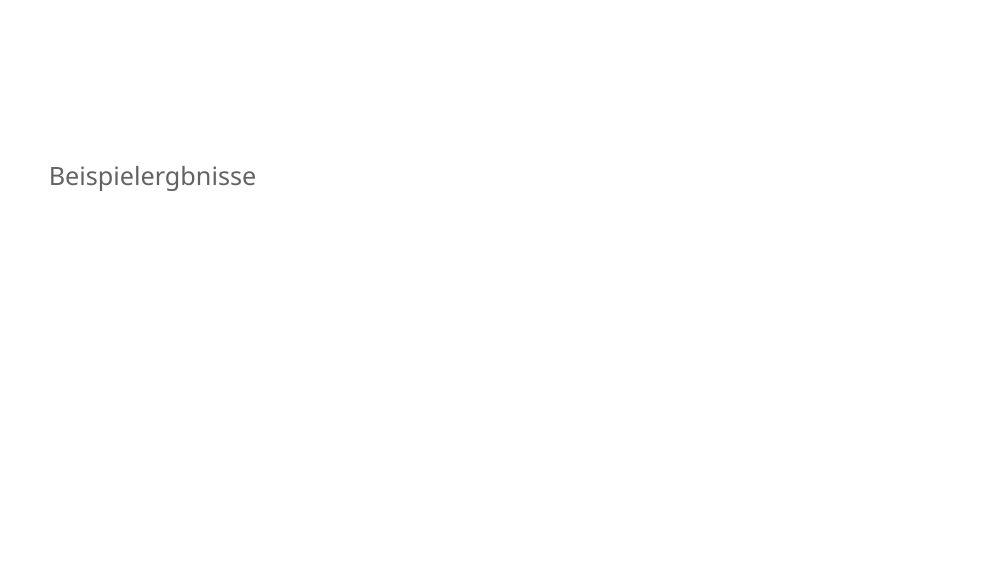
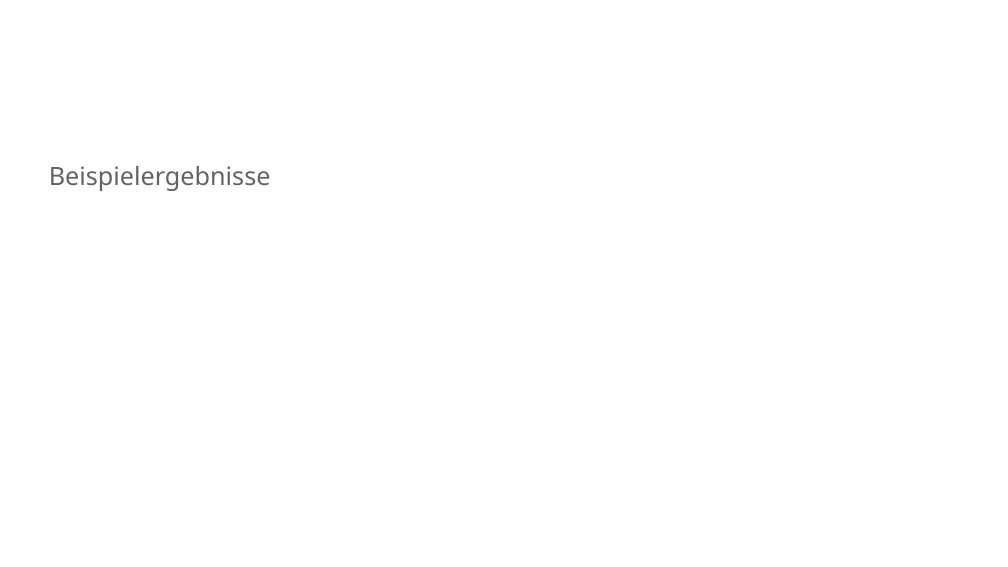
Before and after one commit to mawehl/BigData, a slide deck: slide 21 of CloudBurst_Wehle.pptx (slide 11 before the commit). Drawn at 1008x567 pixels with LibreOffice and Linux fonts; fonts in the diff are those of the drawing; background and template pictures are left out. Boxes give left, top, right and bottom in pixels: in the first picture for what was removed or moved away, otherwise in the second. Text is boxed around its words. In the diff, an @@ line names an element or a change of style, - is before the commit and + after.

```diff
--- a/CloudBurst_Wehle.pptx
+++ b/CloudBurst_Wehle.pptx
@@ subtitle at (49,166,271,191): text changed @@
-Beispielergbnisse
+Beispielergebnisse
```
Also in this commit, not shown: 4 other slides changed, 10 slides added.
